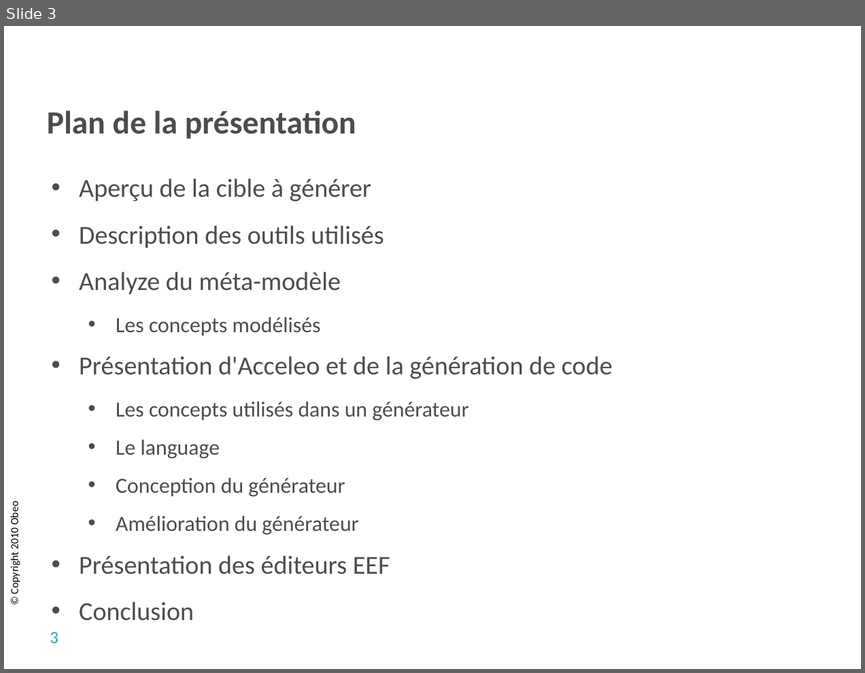
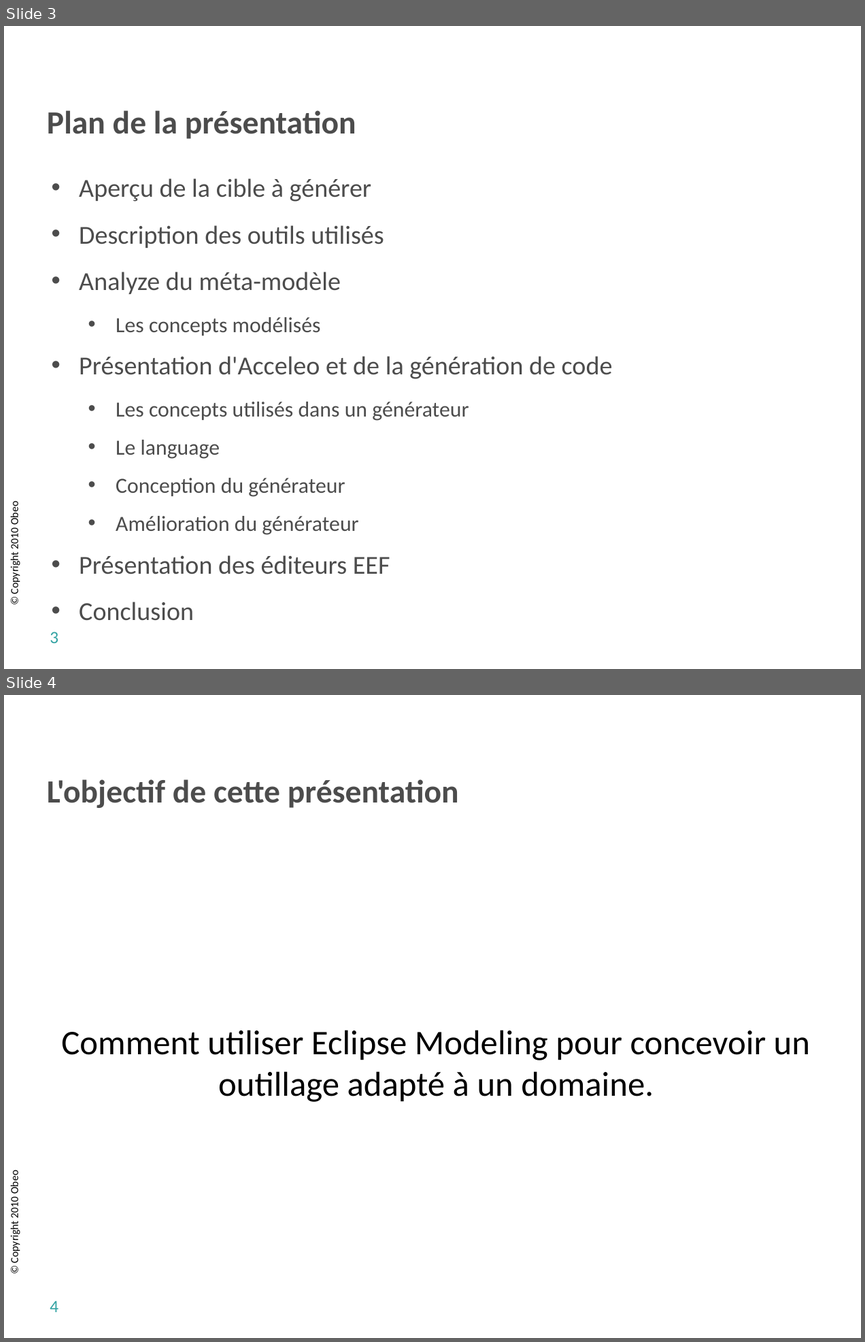
Before and after one commit to sbegaudeau/acceleo-tutorial, a slide deck: documentation/org.eclipse.acceleo.tutorial.slides/breizhcamp/Acceleo Tutorial Breizhcamp.odp. Shown one above the other, each under a label of ours: slide 3 before the commit, slides 3 and 4 after it. The pictures are 865x673 and 865x1342 pixels, drawn with LibreOffice and Linux fonts; fonts in the diff are those of the drawing; background and template pictures are left out. Boxes give left, top, right and bottom in pixels: in the first picture for what was removed or moved away, otherwise in the second. Text is boxed around its words. In the diff, an @@ line names an element or a change of style, - is before the commit and + after.

```diff
--- a/documentation/org.eclipse.acceleo.tutorial.slides/breizhcamp/Acceleo Tutorial Breizhcamp.odp
+++ b/documentation/org.eclipse.acceleo.tutorial.slides/breizhcamp/Acceleo Tutorial Breizhcamp.odp
@@ slide 4 added at (x1=4, y1=695, x2=861, y2=1338), background #FFFFFF; not listed: 1 template element that a slide beside it also shows @@
@@ title added at (x1=47, y1=779, x2=459, y2=808), 30 pt, text #4C4C4C, bold @@
+L'objectif de cette présentation
@@ subtitle added at (x1=61, y1=1030, x2=810, y2=1102), 32 pt, text #000000 @@
+Comment utiliser Eclipse Modeling pour concevoir un outillage adapté à un domaine.
@@ page number added at (x1=50, y1=1300, x2=58, y2=1312), 16 pt, text #33A3A3 @@
+4
```
Also in this commit, not shown: 4 slides changed, 5 other slides added, 4 slides removed, 1 other file.
